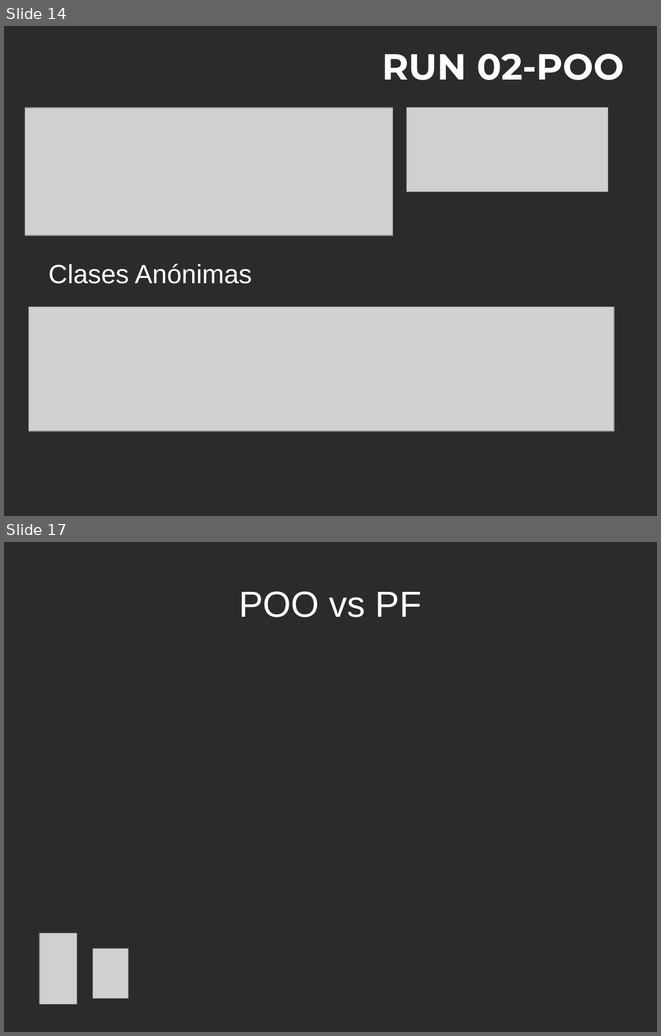
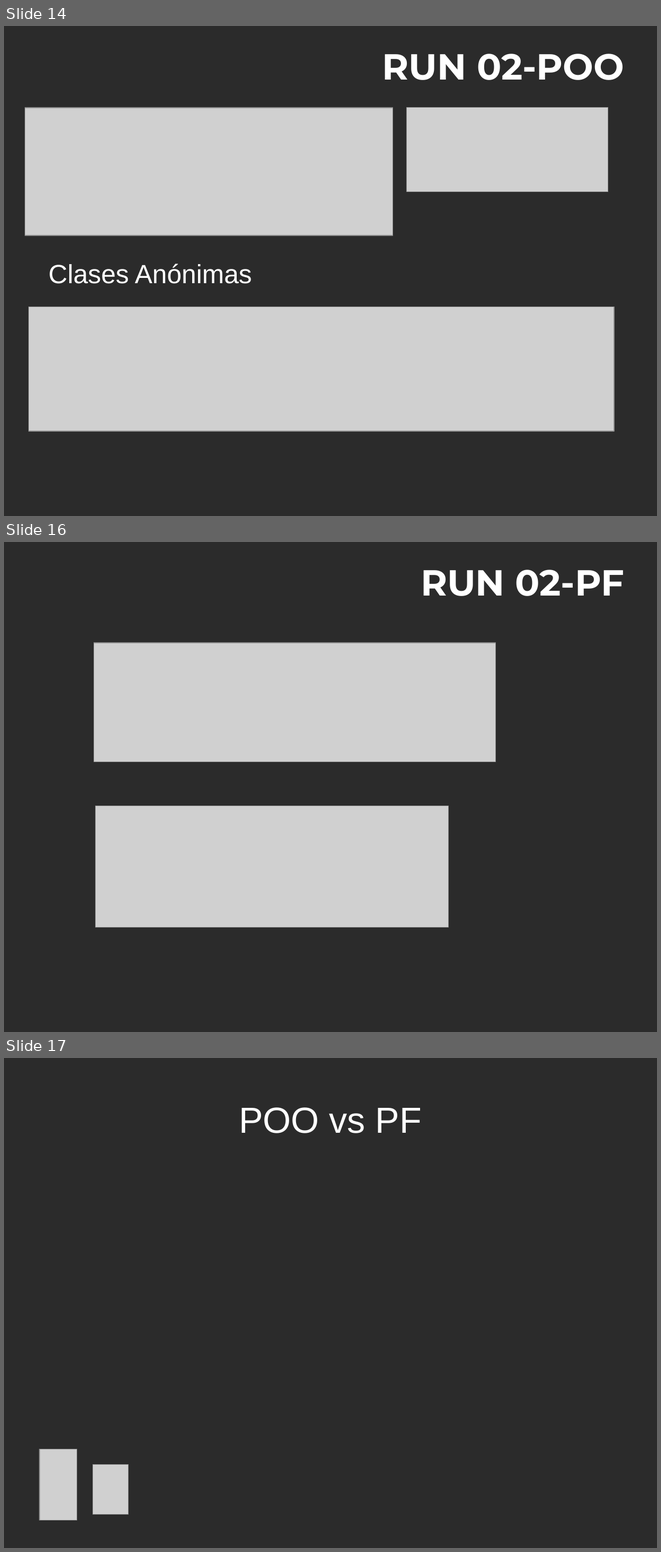
Before and after one commit to yracnet/java-fp, a slide deck: java-fp.odp. Shown one above the other, each under a label of ours: slides 14 and 17 before the commit, slides 14, 16 and 17 after it; the slides between them are not shown. The pictures are 661x1036 and 661x1552 pixels, drawn with LibreOffice and Linux fonts; fonts in the diff are those of the drawing; grey boxes stand for pictures; background and template pictures are left out; a plain dark background stands for a picture behind light text. Boxes give left, top, right and bottom in pixels: in the first picture for what was removed or moved away, otherwise in the second. Text is boxed around its words. In the diff, an @@ line names an element or a change of style, - is before the commit and + after.

```diff
--- a/java-fp.odp
+++ b/java-fp.odp
@@ slide 16 added at bbox=[4, 542, 657, 1032], background picture (left out) @@
@@ title added at bbox=[421, 570, 624, 596], 44 pt, text #FFFFFF, bold @@
+RUN 02-PF
@@ picture added at bbox=[94, 643, 496, 762] @@
@@ picture added at bbox=[95, 805, 448, 927] @@
```
Also in this commit, not shown: 1 slide changed.
